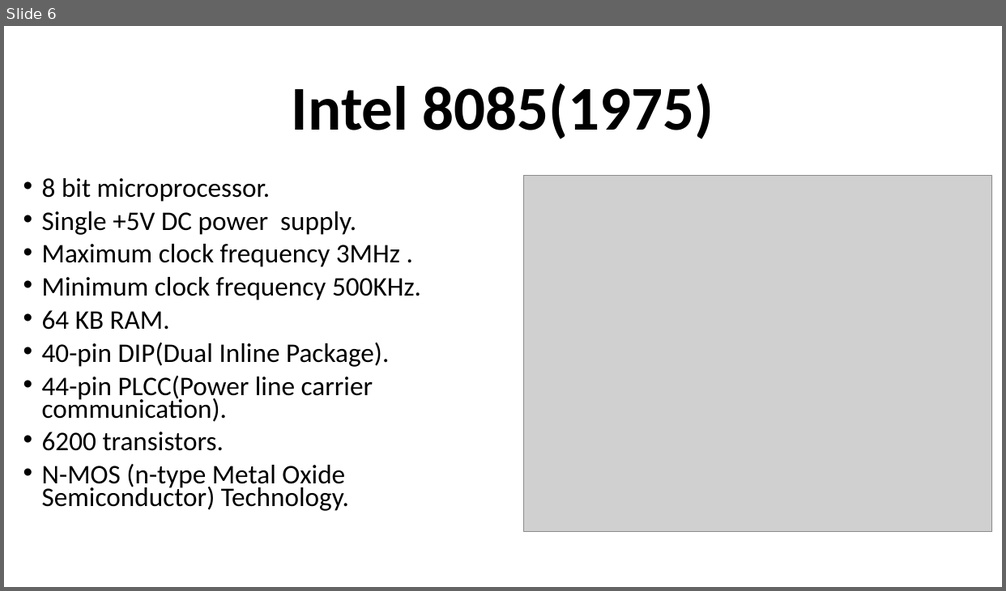
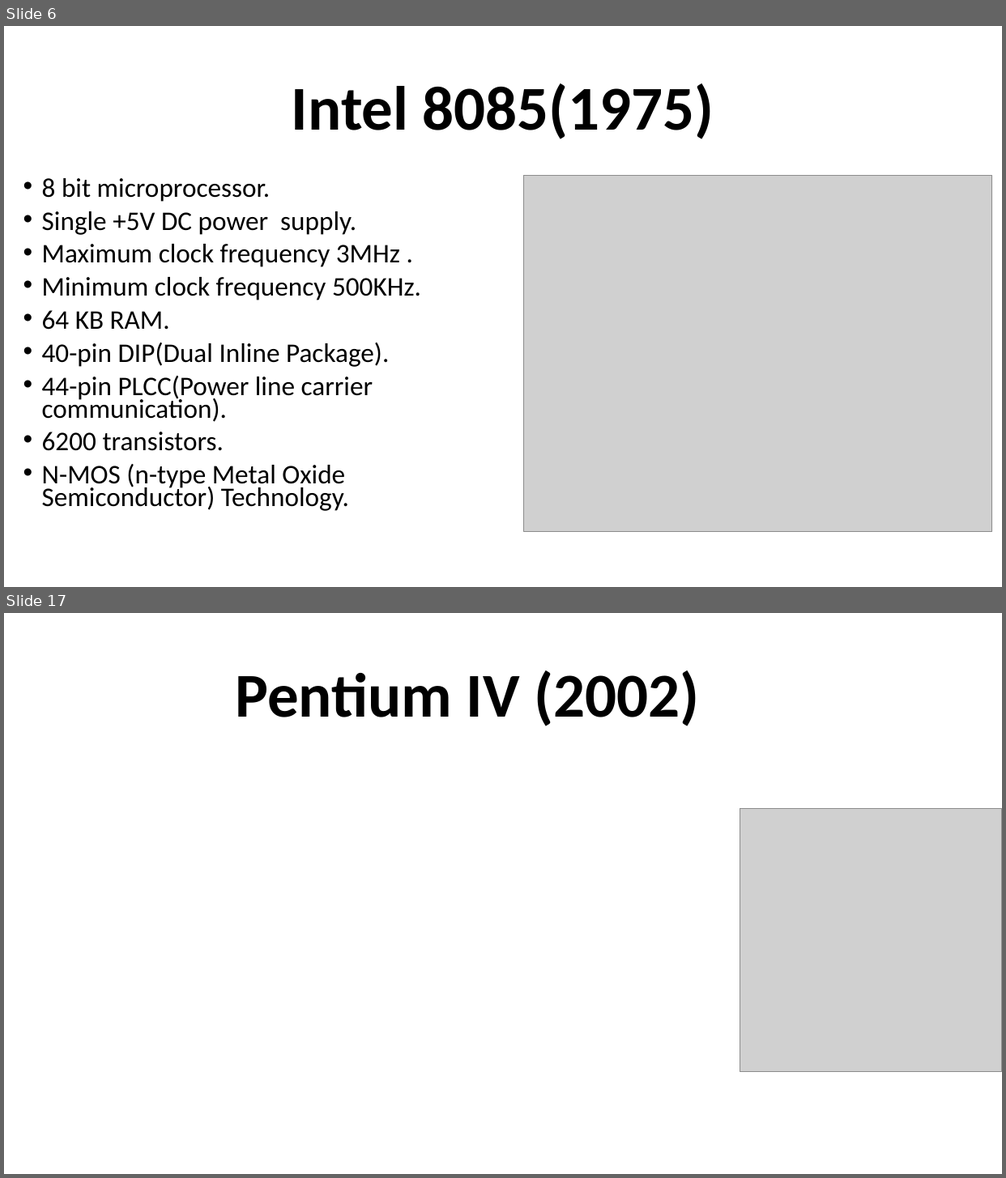
Before and after one commit to MENAGAMM/-JAVA-CODING, a slide deck: Microprocessor.pptx. Shown one above the other, each under a label of ours: slide 6 before the commit, slides 6 and 17 after it; the slides between them are not shown. The pictures are 1006x591 and 1006x1178 pixels, drawn with LibreOffice and Linux fonts; fonts in the diff are those of the drawing; grey boxes stand for pictures. Boxes give left, top, right and bottom in pixels: in the first picture for what was removed or moved away, otherwise in the second. Text is boxed around its words. In the diff, an @@ line names an element or a change of style, - is before the commit and + after.

```diff
--- a/Microprocessor.pptx
+++ b/Microprocessor.pptx
@@ slide 17 added at (4, 613, 1002, 1174), background #FFFFFF @@
@@ title added at (235, 671, 699, 726), 60 pt, text #000000, bold @@
+Pentium IV (2002)
@@ picture added at (740, 809, 1002, 1072) @@
```
Also in this commit, not shown: 7 slides changed, 4 other slides added.
